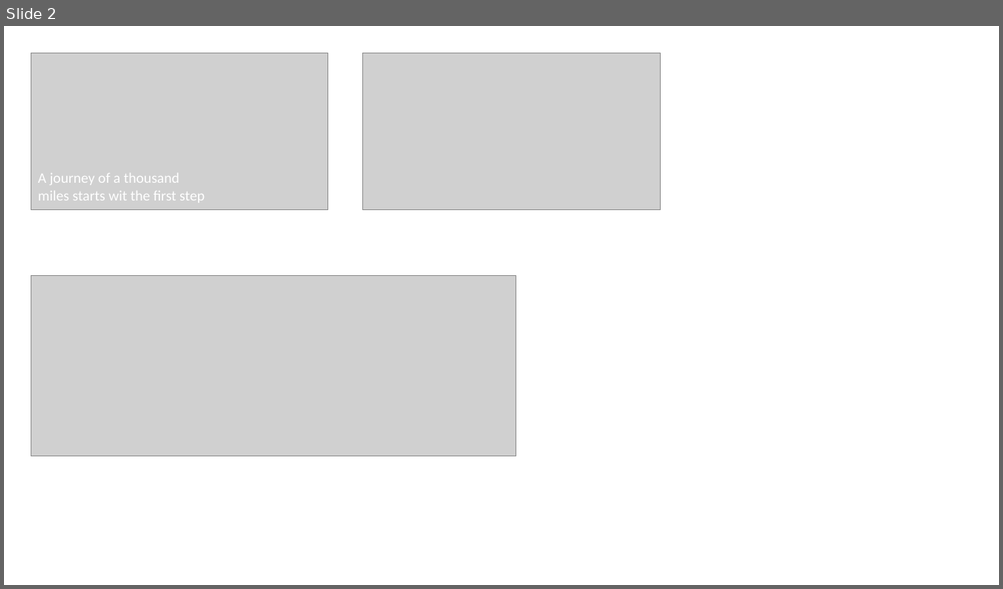
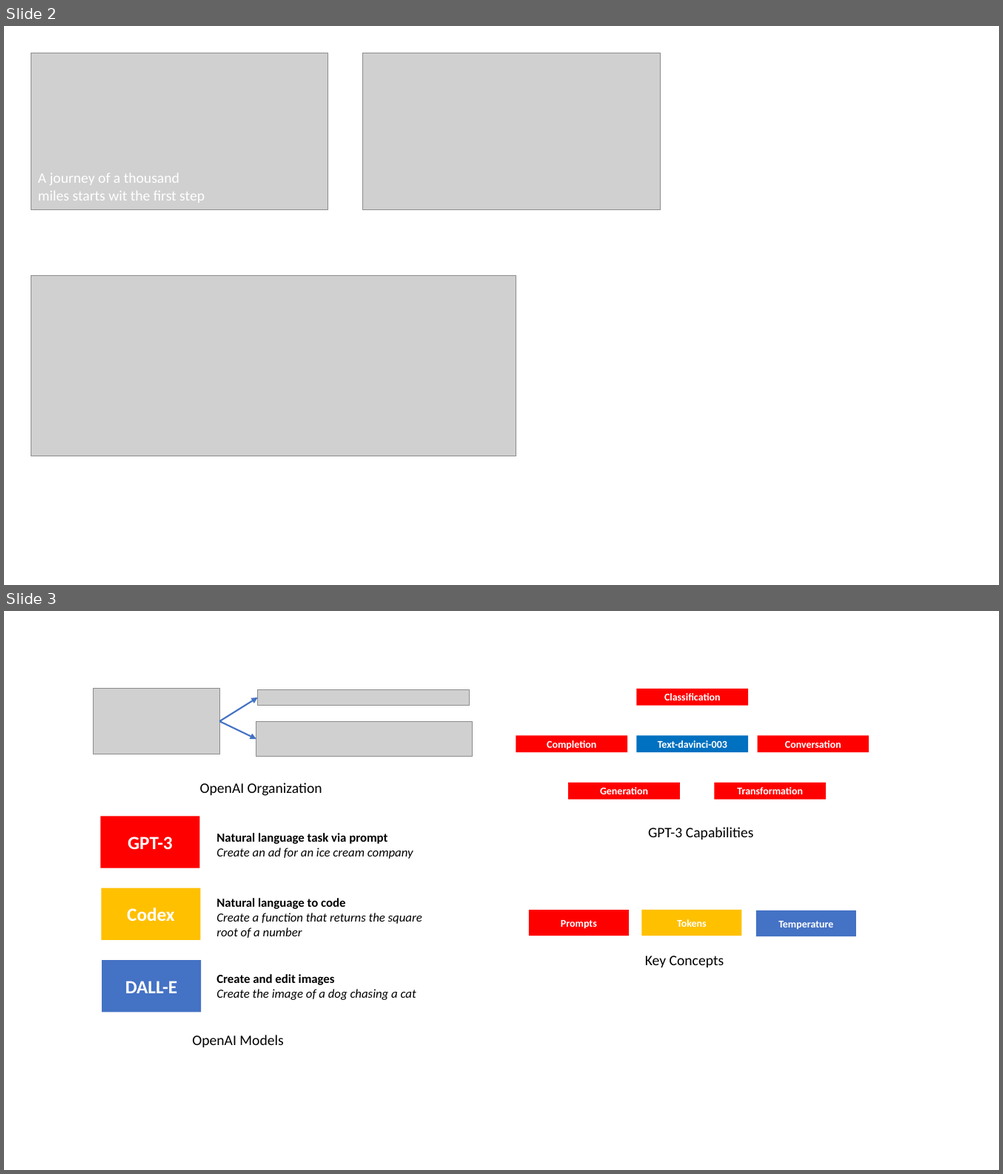
Before and after one commit to milexm/AI, a slide deck: media/AI.pptx. Shown one above the other, each under a label of ours: slide 2 before the commit, slides 2 and 3 after it. The pictures are 1003x589 and 1003x1174 pixels, drawn with LibreOffice and Linux fonts; fonts in the diff are those of the drawing; grey boxes stand for pictures. Boxes give left, top, right and bottom in pixels: in the first picture for what was removed or moved away, otherwise in the second. Text is boxed around its words. In the diff, an @@ line names an element or a change of style, - is before the commit and + after.

```diff
--- a/media/AI.pptx
+++ b/media/AI.pptx
@@ slide 3 added at (x1=4, y1=611, x2=999, y2=1170), background #FFFFFF @@
@@ group added at (x1=93, y1=689, x2=472, y2=757): 3 pictures, 2 arrows @@
@@ text added at (x1=200, y1=783, x2=322, y2=796), 14 pt, text #000000 @@
+OpenAI Organization
@@ group added at (x1=516, y1=689, x2=869, y2=800): 6 rectangles @@
+Classification
+Completion
+Text-davinci-003
+Conversation
+Generation
+Transformation
@@ text added at (x1=648, y1=827, x2=754, y2=840), 14 pt, text #000000 @@
+GPT-3 Capabilities
@@ rectangle added at (x1=529, y1=910, x2=629, y2=937), fill #FF0000, 10 pt, text #FFFFFF, bold @@
+Prompts
@@ rectangle added at (x1=641, y1=910, x2=741, y2=937), fill #FFC000, 10 pt, text #FFFFFF, bold @@
+Tokens
@@ rectangle added at (x1=756, y1=911, x2=856, y2=937), fill #4472C4, 10 pt, text #FFFFFF, bold @@
+Temperature
@@ text added at (x1=645, y1=956, x2=724, y2=968), 14 pt, text #000000 @@
+Key Concepts
@@ group added at (x1=100, y1=816, x2=422, y2=1012): 3 rectangles, 3 texts @@
+GPT-3
+Codex
+DALL-E
+Natural language task via prompt
+Create an ad for an ice cream company
+Natural language to code
+Create a function that returns the square
+root of a number
+Create and edit images
+Create the image of a dog chasing a cat
@@ text added at (x1=192, y1=1035, x2=283, y2=1048), 14 pt, text #000000 @@
+OpenAI Models
```
Also in this commit, not shown: 1 other slide added, 1 other file.
